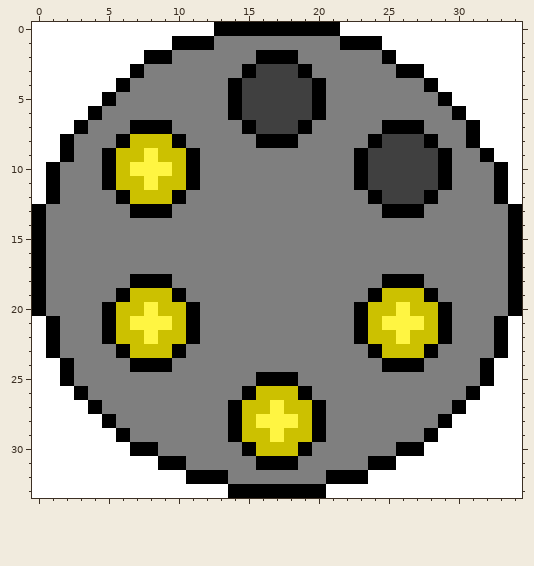
Two states of a pixel-art sprite, src/images/sprites/wildWest/AmmoFour.png. Above: the version before the commit.
The file is 35x34 pixels.
The result:
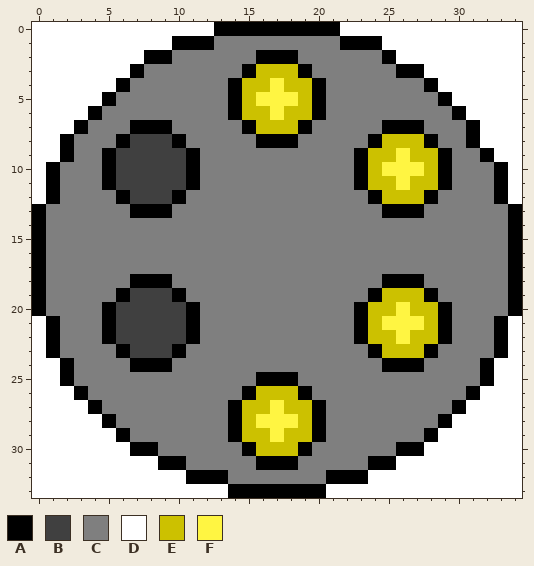
Palette (. is transparent): A #000000  B #404040  C #7f7f7f  D #ffffff  E #ccc100  F #fff542
The exact change:
y 3: x 16..18 BBB -> EEE
y 4: x 15..19 BBBBB -> EEFEE
y 5: x 15..19 BBBBB -> EFFFE
y 6: x 15..19 BBBBB -> EEFEE
y 7: x 16..18 BBB -> EEE
y 8: x 7..9 EEE -> BBB; x 25..27 BBB -> EEE
y 9: x 6..10 EEFEE -> BBBBB; x 24..28 BBBBB -> EEFEE
y 10: x 6..10 EFFFE -> BBBBB; x 24..28 BBBBB -> EFFFE
y 11: x 6..10 EEFEE -> BBBBB; x 24..28 BBBBB -> EEFEE
y 12: x 7..9 EEE -> BBB; x 25..27 BBB -> EEE
y 19: x 7..9 EEE -> BBB
y 20: x 6..10 EEFEE -> BBBBB
y 21: x 6..10 EFFFE -> BBBBB
y 22: x 6..10 EEFEE -> BBBBB
y 23: x 7..9 EEE -> BBB
Changed places in both pictures, as pixel boxes (x1, y1, x2, y2):
changed: (242, 64, 312, 134)
changed: (116, 134, 186, 204)
changed: (368, 134, 438, 204)
changed: (116, 288, 186, 358)
